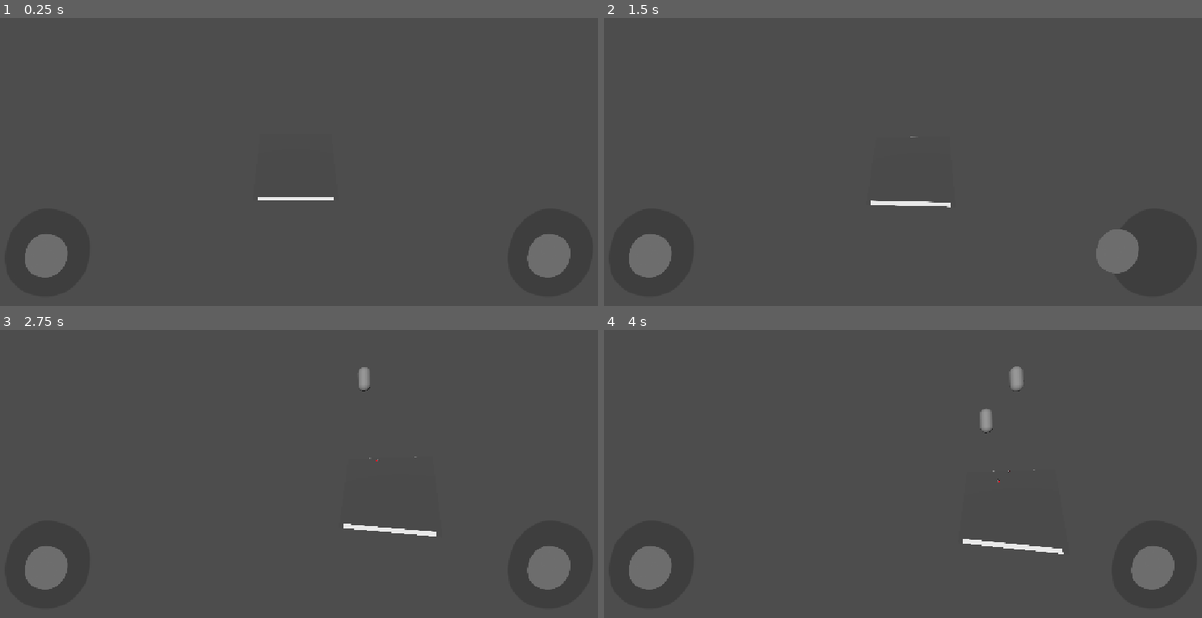
Above: before the commit, frames 1-4 (two rows, left to right).
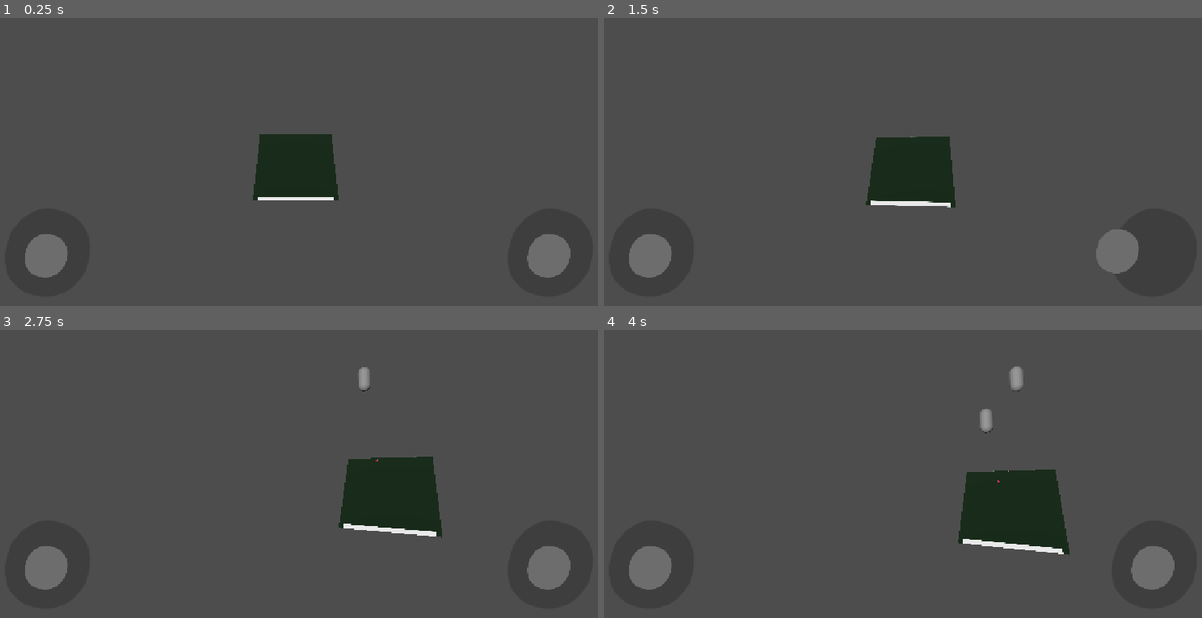
Above: after the commit, the same moments.

Repository: freefrol/missle-commander-mvp
Game: Godot game, scene res://ProjectMCMVP/Scene/GameManager.tscn
The game is run twice, just before and just after one commit, with the same random seed, the same clock (stepped at 60 frames per second) and the same inputs.
Inputs (mouse positions are in pixels of both pictures, inside the frame that each line leads up to):
- Up to frame 1 (0.25 s): no input
- Up to frame 2 (1.5 s): tap Enter at 0.5 s; drag from (645, 259) to (962, 69) at 0.52 s; drag from (1154, 259) to (867, 222) at 1.27 s
- Up to frame 3 (2.75 s): move the mouse to (358, 381) at 2.02 s; click (358, 381) at 2.17 s
- Up to frame 4 (4 s): drag from (867, 534) to (705, 404) at 2.77 s; move the mouse to (1094, 514) at 3.52 s; click (1094, 514) at 3.67 s

The runs differ from the first frame. In frame 1, 2.9% of the frame differs, in the area x 42-57%, y 40-64%; in frame 2, 3.1%; in frame 3, 3.8%; in frame 4, 4.3%, in the area x 59-78%, y 48-79%.

Commit message:
Last Sync: 2026-10-16 22:28 (Mobile)

Diff:
--- a/ProjectMCMVP/Scene/GameManager.tscn
+++ b/ProjectMCMVP/Scene/GameManager.tscn
@@ -57,6 +57,11 @@
 render_target_update_mode = 4
 
 [node name="Node2D" type="Node2D" parent="SubViewport" unique_id=1541576858]
+
+[node name="ColorRect" type="ColorRect" parent="SubViewport/Node2D" unique_id=1278613860]
+offset_right = 512.0
+offset_bottom = 512.0
+color = Color(0, 0.15, 0.0375, 1)
 
 [node name="ViewManager" type="Node" parent="." unique_id=1455506871 node_paths=PackedStringArray("subViewport", "worldNode2d")]
 script = ExtResource("2_j5wpf")
